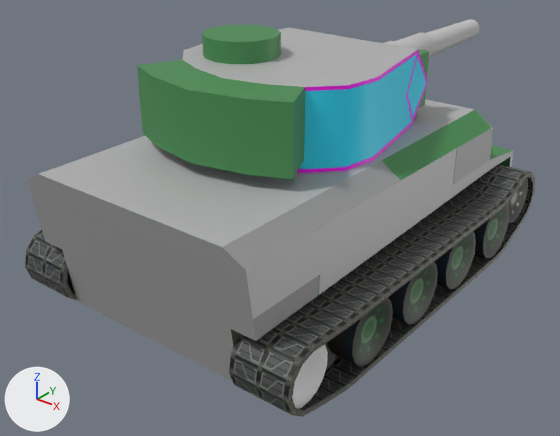
What one commit did to the Blender file project/units/human/tank_alt/mesh/tank_alt.blend.
Before and after are seen from a 50 mm lens placed at (6.09, -8.09, 5.73), pointed at (-0.26, -0.15, 0.81). Arrows for +X, +Y and +Z are at lower left; the lights stay in place. The picture after the commit comes second.

The first picture shows 'Barrel', 'Chasis', 'Treads.L', 'Treads.R', 'Turret', 'Wheel.Road.F1.R', 'Wheel.Road.F2.R', 'Wheel.Road.F3.R', 'Wheel.Road.F4.R', 'Wheel.Sprocket.Back.R' and 3 more.
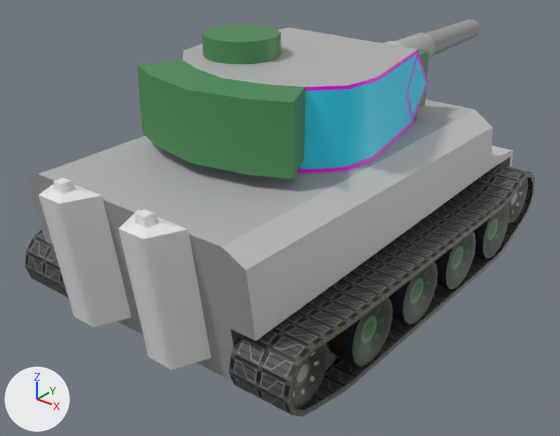
Where the change shows, as pixel boxes [x1, y1, x2, y2] in the pictures (560 x 436 px):
'Wheel.Sprocket.Back.R', recoloured (white to grey)
    both: [292, 344, 328, 409]
part 1 of me_cube, added
    after: [39, 177, 131, 327]
part 2 of me_cube, added
    after: [119, 209, 211, 370]
part 3 of me_cube, surface changed (lighter)
    both: [222, 110, 513, 340]
part 4 of me_cube_003, surface changed
    both: [396, 19, 479, 56]

The change, as a list of edits to the scene's bpy script:
```text
Change me_cube:
    used by ob_chasis; location = (0.0, -0.02, 0.0); rotation_euler = (0.0, 0.0, 3.142), in degrees (0, 0, 180)
    remove me_cube.from_pydata(...)  # 147 vertices, 115 faces; spans x -1.76..1.76, y -3.3..3.21, z 0.32..2.19
    add me_cube.from_pydata(...)  # 179 vertices, 141 faces; spans x -1.76..1.76, y -3.3..3.65, z 0.32..2.39
    me_cube part 1: a new loose piece of 16 vertices spanning x 0.29..1.03, y 2.98..3.65, z 0.53..2.39
    me_cube part 2: a new loose piece of 16 vertices spanning x -1.03..-0.29, y 2.98..3.65, z 0.53..2.39
    me_cube part 3: 38 kept faces spanning x -1.76..1.76, y -3.3..3.21, z 0.86..2.19 get new texture (UV) coordinates
Change me_cube_003:
    where me_cube_003.from_pydata(...)  # 141 vertices, 140 faces; spans x -0.26..0.26, y -3.66..0.5, z -0.26..0.26
    used by ob_barrel; location = (0.0, 1.34, 2.71); rotation_euler = (0.0, 0.0, 3.142), in degrees (0, 0, 180)
    me_cube_003 part 4: texture (UV) coordinates of 120 of 140 faces, centred in x -0.26..0.26, y -3.66..-0.24, z -0.26..0.26, changed; they spanned u 0.05..0.54, v 0.01..0.34 and now span u 0.25..0.4, v 0.0..0.35
Change me_cube_025:
    where me_cube_025.from_pydata(...)  # 64 vertices, 55 faces; spans x -0.298..0.298, y -0.384..0.384, z -0.384..0.384
    add me_cube_025.materials.append(mat_body)  # picture img_herotank_diffuse_psd
```
